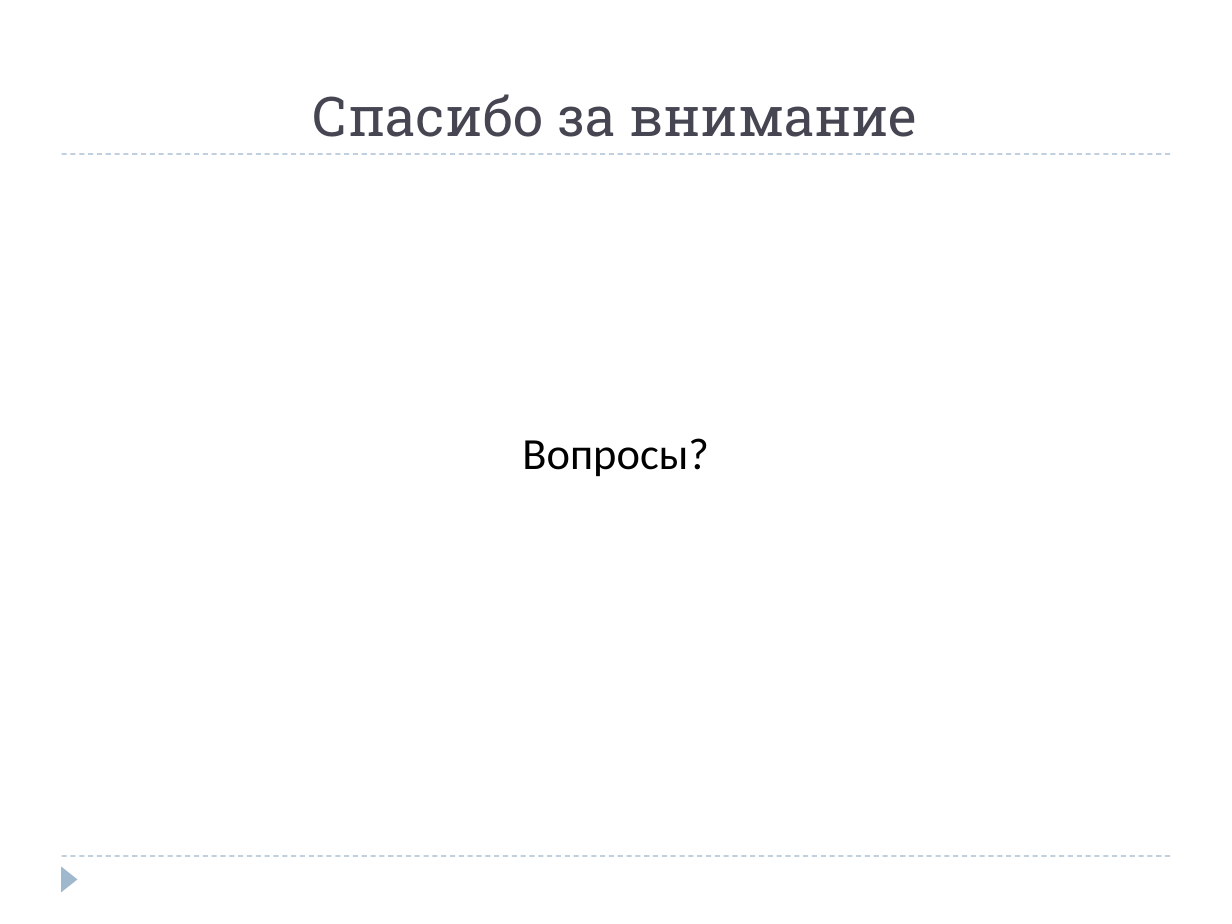
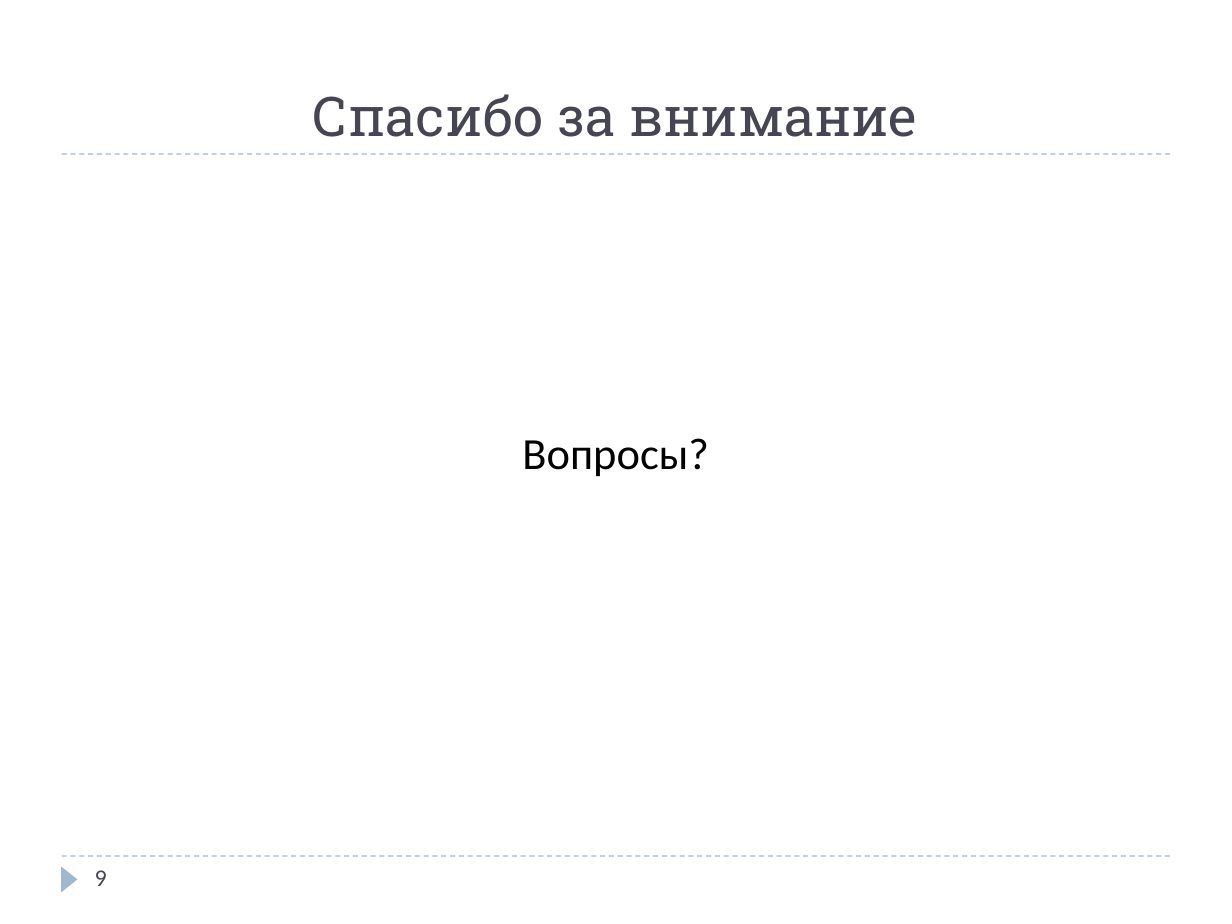
Before and after one commit to Blooof/bach, a slide deck: slide 9 of final/Defence.pptx. Drawn at 1232x924 pixels with LibreOffice and Linux fonts; fonts in the diff are those of the drawing. Boxes give left, top, right and bottom in pixels: in the first picture for what was removed or moved away, otherwise in the second. Text is boxed around its words. In the diff, an @@ line names an element or a change of style, - is before the commit and + after.

Commit message:
some fixes to presentation

```diff
--- a/final/Defence.pptx
+++ b/final/Defence.pptx
@@ page number added at (95,870,107,886), 14 pt, text #464653 @@
+9
```
Also in this commit, not shown: 7 other slides changed.
